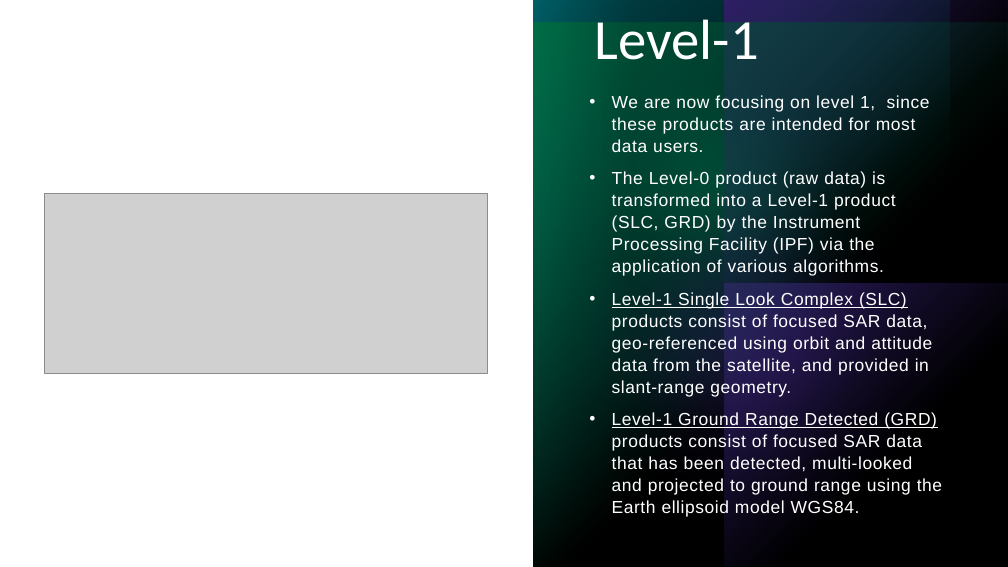
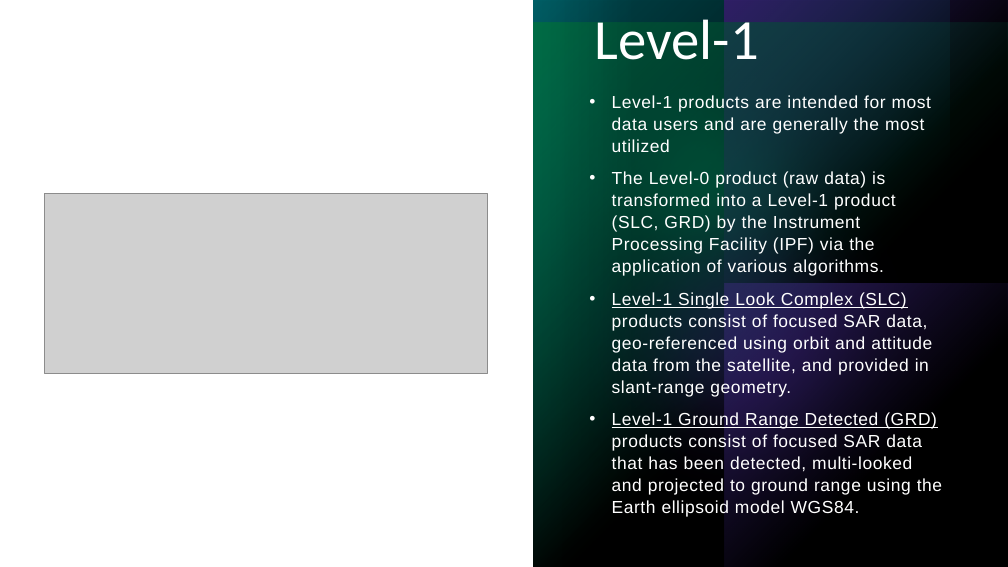
Before and after one commit to GnR98/WASDI-FadeOut, a slide deck: slide 18 of docs/ref/Presentazione_Sentinel1.pptx (slide 17 before the commit). Drawn at 1008x567 pixels with LibreOffice and Linux fonts; fonts in the diff are those of the drawing; grey boxes stand for pictures. Boxes give left, top, right and bottom in pixels: in the first picture for what was removed or moved away, otherwise in the second. Text is boxed around its words. In the diff, an @@ line names an element or a change of style, - is before the commit and + after.

```diff
--- a/docs/ref/Presentazione_Sentinel1.pptx
+++ b/docs/ref/Presentazione_Sentinel1.pptx
@@ text at (x1=612, y1=95, x2=931, y2=152): text changed @@
-• We are now focusing on level 1, since these products are intended for most data users.
+• Level-1 products are intended for most data users and are generally the most utilized
```
Also in this commit, not shown: 15 other slides changed, 10 slides added, 2 slides removed.
